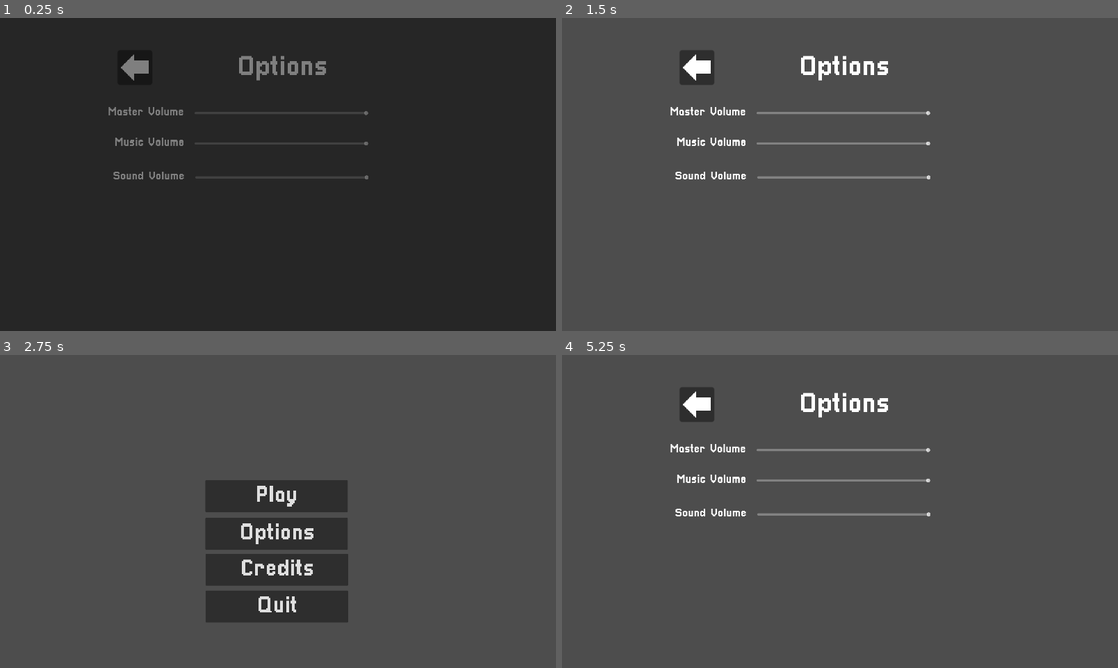
Above: before the commit, frames 1-4 (two rows, left to right).
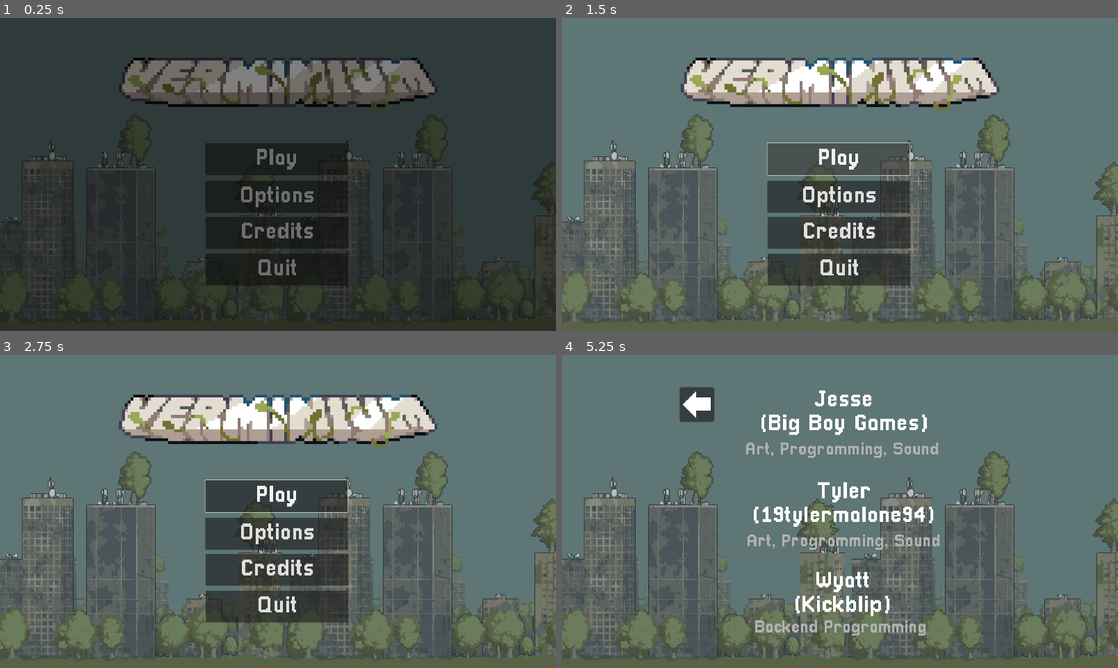
Above: after the commit, the same moments.

Repository: Kickblip/GDA-JAM
Game: Godot game, scene res://Scenes/main_menu.tscn
The game is run twice, just before and just after one commit, with the same random seed, the same clock (stepped at 60 frames per second) and the same inputs. Sound files missing from this copy of the repository are replaced by a short silence.
Inputs (mouse positions are in pixels of both pictures, inside the frame that each line leads up to):
- Up to frame 1 (0.25 s): no input
- Up to frame 2 (1.5 s): click (840, 158) at 0.5 s, where only the run after the commit has a clickable "Play"; click (840, 158) at 1.25 s, where only the run after the commit has a clickable "Play"
- Up to frame 3 (2.75 s): click (133, 405) at 2.02 s
- Up to frame 4 (5.25 s): click "Options" at 2.75 s; tap Enter at 3.5 s; move the mouse to (962, 495) at 3.52 s; hold F (interact) 3.53-4.28 s; hold D (right) 3.53-5 s; tap Space (jump) at 3.77, 4.07, 4.52, 4.82 s; tap R (restart) at 4.25 s; move the mouse to (728, 527) at 4.27 s; tap F (interact) at 4.35 s; click (840, 570) at 5 s, where only the run after the commit has a clickable "Credits"

The runs differ from the first frame. In frame 1, 9.1% of the frame differs, in the area x 1-100%, y 10-97%; in frame 2, 68%; in frame 3, 63%; in frame 4, 72%, in the area x 0-100%, y 0-98%.

Commit message:
Finalize main menu and add UI to level 2

Diff:
--- a/Scenes/level_2.tscn
+++ b/Scenes/level_2.tscn
@@ -14,6 +14,9 @@
 [ext_resource type="PackedScene" uid="uid://b4p5iw4u5ef2v" path="res://Objects/wall_spider.tscn" id="11_qn4db"]
 [ext_resource type="PackedScene" uid="uid://rauxdv7tsdgi" path="res://Objects/bat_enemy.tscn" id="12_fku3x"]
 [ext_resource type="PackedScene" uid="uid://bt054gpn3rlt1" path="res://Objects/flea_enemy.tscn" id="13_p0uks"]
+[ext_resource type="PackedScene" uid="uid://sgnhpcdhgkfh" path="res://Objects/ui_level_select.tscn" id="15_754fm"]
+[ext_resource type="PackedScene" uid="uid://d33mivdhnrmys" path="res://Objects/ui_inventory.tscn" id="16_0o6gf"]
+[ext_resource type="PackedScene" uid="uid://dg8mlgymg55mv" path="res://Objects/ui_hud.tscn" id="17_wx1oi"]
 
 [sub_resource type="TileSetAtlasSource" id="TileSetAtlasSource_8t8qp"]
 texture = ExtResource("2_diivo")
@@ -236,7 +239,7 @@
 [sub_resource type="ShaderMaterial" id="ShaderMaterial_qnaop"]
 shader = ExtResource("5_hvfhx")
 shader_parameter/scale = Vector2(2.0625, 1.19531)
-shader_parameter/y_zoom = 0.374577
+shader_parameter/y_zoom = 0.561231
 shader_parameter/water_color = Color(0.121569, 0.443137, 0.4, 0.443137)
 shader_parameter/distortion_scale = Vector2(0.02, 0.5)
 shader_parameter/intensity = 0.01
@@ -302,4 +305,13 @@
 [node name="flea_enemy" parent="." instance=ExtResource("13_p0uks")]
 position = Vector2(1606, 254)
 
+[node name="CanvasLayer" type="CanvasLayer" parent="."]
+
+[node name="ui_level_select" parent="CanvasLayer" instance=ExtResource("15_754fm")]
+visible = false
+
+[node name="ui_inventory" parent="CanvasLayer" instance=ExtResource("16_0o6gf")]
+
+[node name="ui_hud" parent="CanvasLayer" instance=ExtResource("17_wx1oi")]
+
 [connection signal="item_rect_changed" from="Water" to="Water" method="_on_item_rect_changed"]
--- a/Scenes/level_home.tscn
+++ b/Scenes/level_home.tscn
@@ -144,7 +144,7 @@
 [sub_resource type="ShaderMaterial" id="ShaderMaterial_5k0qd"]
 shader = ExtResource("7_v2kty")
 shader_parameter/scale = Vector2(13.2695, 1.04)
-shader_parameter/y_zoom = 2.66968
+shader_parameter/y_zoom = 1.41421
 shader_parameter/water_color = Color(0.121569, 0.443137, 0.4, 0.443137)
 shader_parameter/distortion_scale = Vector2(0.02, 0.5)
 shader_parameter/intensity = 0.01
--- a/Scenes/main_menu.tscn
+++ b/Scenes/main_menu.tscn
@@ -1,17 +1,19 @@
-[gd_scene load_steps=8 format=3 uid="uid://dnrjvcnv74e37"]
+[gd_scene load_steps=11 format=3 uid="uid://dnrjvcnv74e37"]
 
 [ext_resource type="Script" path="res://Scripts/Main.gd" id="1_0wrky"]
 [ext_resource type="Theme" uid="uid://5gr038ghhdfr" path="res://Fonts/theme.tres" id="2_r8kyf"]
 [ext_resource type="PackedScene" uid="uid://dqsh0fi036trd" path="res://Objects/fade.tscn" id="2_t7n72"]
 [ext_resource type="Texture2D" uid="uid://cssshqa35r6rj" path="res://Sprites/back_arrow.png" id="3_ug4j1"]
+[ext_resource type="Texture2D" uid="uid://qt7ml45ljugj" path="res://Sprites/logo.png" id="3_v18bq"]
 [ext_resource type="Script" path="res://Scenes/Back.gd" id="4_k8b1q"]
 [ext_resource type="Script" path="res://Scenes/audio_slider.gd" id="5_iye8h"]
 [ext_resource type="AudioStream" uid="uid://cxjb1jdnptl3w" path="res://Sounds/Music/title_screen.wav" id="7_6ruql"]
+[ext_resource type="Texture2D" uid="uid://bwew5mmy0ws1i" path="res://Sprites/city_background_1.png" id="9_upoh5"]
+[ext_resource type="Texture2D" uid="uid://1cs1v51ynm3" path="res://Sprites/city_background_2.png" id="10_bbgfr"]
 
 [node name="main_menu" type="Node2D"]
 
 [node name="Main" type="Control" parent="."]
-visible = false
 layout_mode = 3
 anchors_preset = 0
 offset_right = 40.0
@@ -60,7 +62,14 @@
 text = "Quit
 "
 
+[node name="Logo" type="Sprite2D" parent="Main"]
+texture_filter = 1
+position = Vector2(961, 227)
+scale = Vector2(10, 10)
+texture = ExtResource("3_v18bq")
+
 [node name="Options" type="Control" parent="."]
+visible = false
 layout_mode = 3
 anchors_preset = 0
 offset_right = 40.0
@@ -259,6 +268,38 @@
 stream = ExtResource("7_6ruql")
 autoplay = true
 bus = &"Music"
+
+[node name="TextureRect" type="TextureRect" parent="."]
+z_index = -100
+offset_left = -38.0
+offset_top = 31.0
+offset_right = 986.0
+offset_bottom = 1055.0
+scale = Vector2(2, 2)
+mouse_filter = 2
+texture = ExtResource("9_upoh5")
+stretch_mode = 1
+
+[node name="TextureRect2" type="TextureRect" parent="."]
+modulate = Color(1, 1, 1, 0.478431)
+z_index = -101
+offset_left = 16.0
+offset_top = -95.0
+offset_right = 1040.0
+offset_bottom = 929.0
+scale = Vector2(2, 2)
+mouse_filter = 2
+texture = ExtResource("10_bbgfr")
+stretch_mode = 1
+
+[node name="ColorRect" type="ColorRect" parent="."]
+z_index = -1000
+offset_left = -927.0
+offset_top = -349.0
+offset_right = 3073.0
+offset_bottom = 1651.0
+mouse_filter = 2
+color = Color(0.368627, 0.462745, 0.458824, 1)
 
 [connection signal="pressed" from="Main/Play" to="Main" method="_on_play_pressed"]
 [connection signal="pressed" from="Main/Play" to="Main" method="_on_button_pressed"]
Not shown: 1 places in Scenes/level_2.tscn that only renumber resources
Binary file added: Sprites/logo.png
Not shown, added: Sprites/logo.png.import
